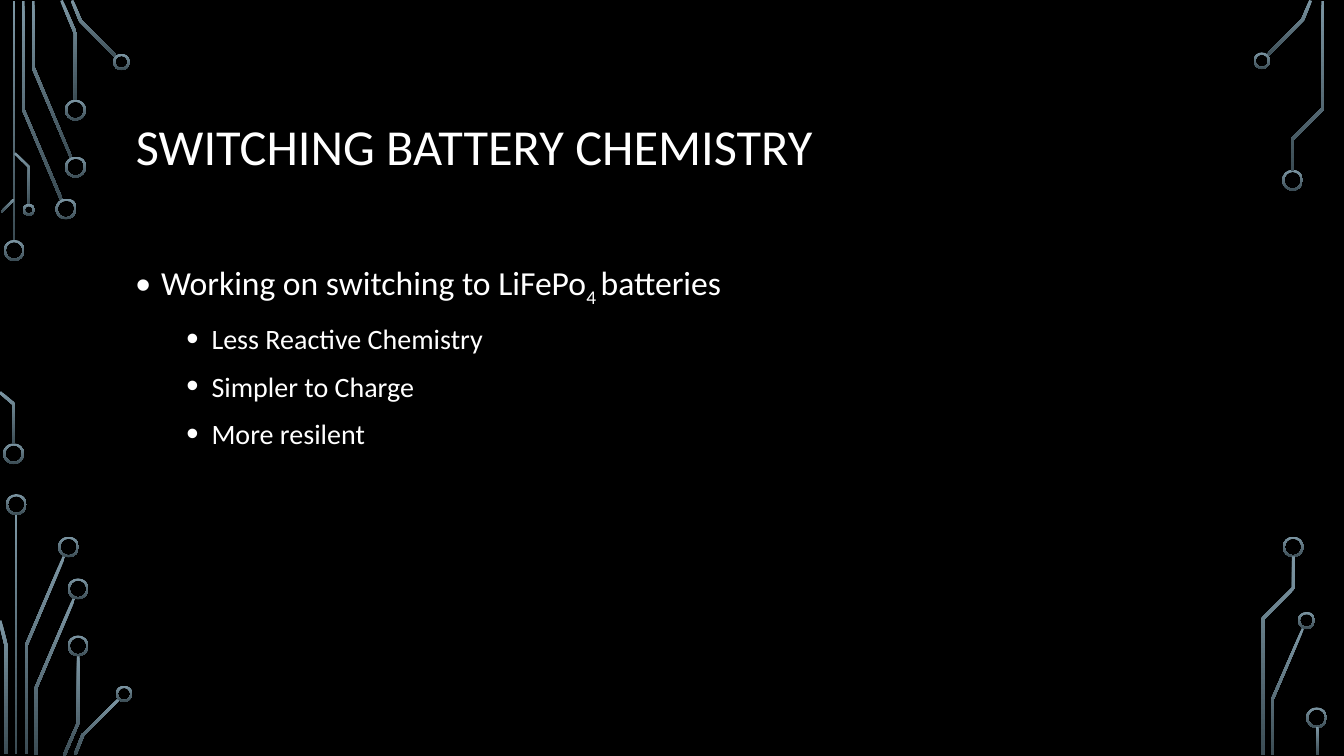
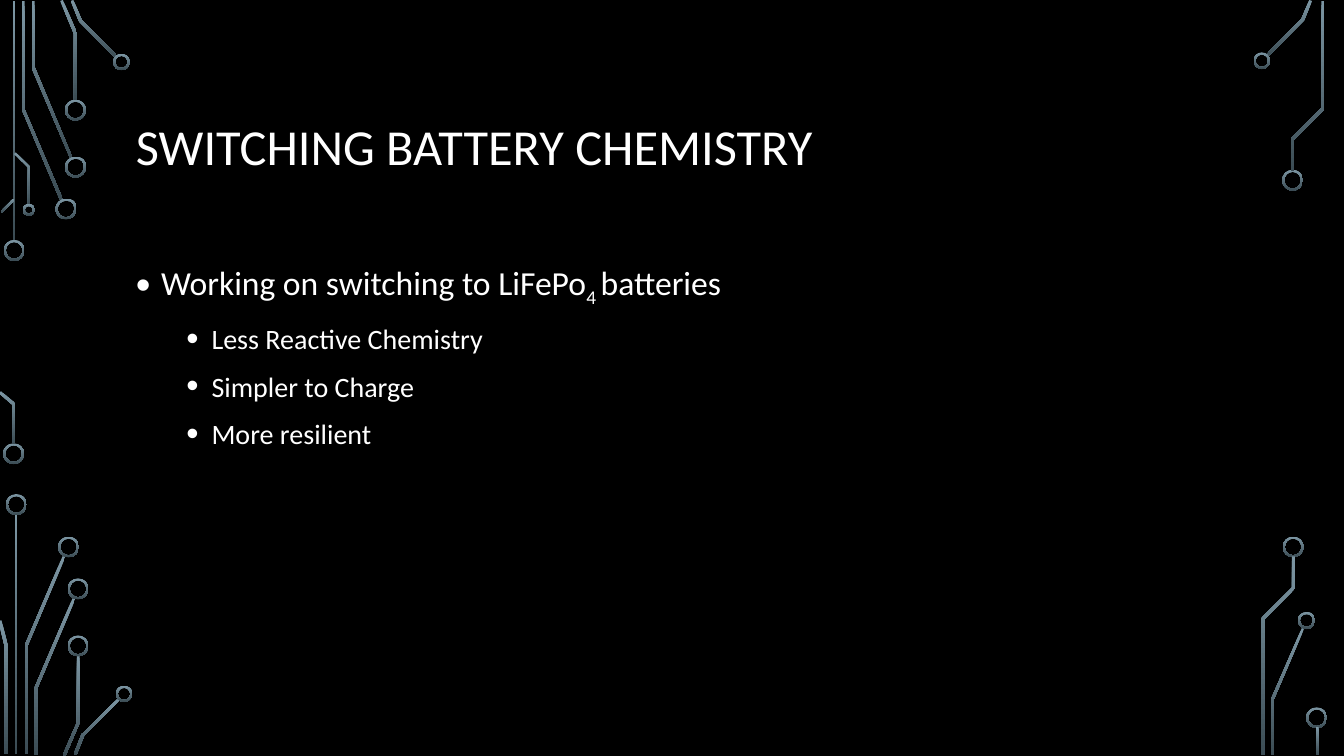
Before and after one commit to weasal/HBOI_BMFC_SUM22, a slide deck: slide 6 of Documentation/Weekly Presentations/REUPresentation7-14.pptx. Drawn at 1344x756 pixels with LibreOffice and Linux fonts; fonts in the diff are those of the drawing; background and template pictures are left out. Boxes give left, top, right and bottom in pixels: in the first picture for what was removed or moved away, otherwise in the second. Text is boxed around its words. In the diff, an @@ line names an element or a change of style, - is before the commit and + after.

Commit message:
Spelling Mistake

```diff
--- a/Documentation/Weekly Presentations/REUPresentation7-14.pptx
+++ b/Documentation/Weekly Presentations/REUPresentation7-14.pptx
@@ text at (x1=212, y1=424, x2=371, y2=445): text changed @@
-  • More resilent
+  • More resilient
```
